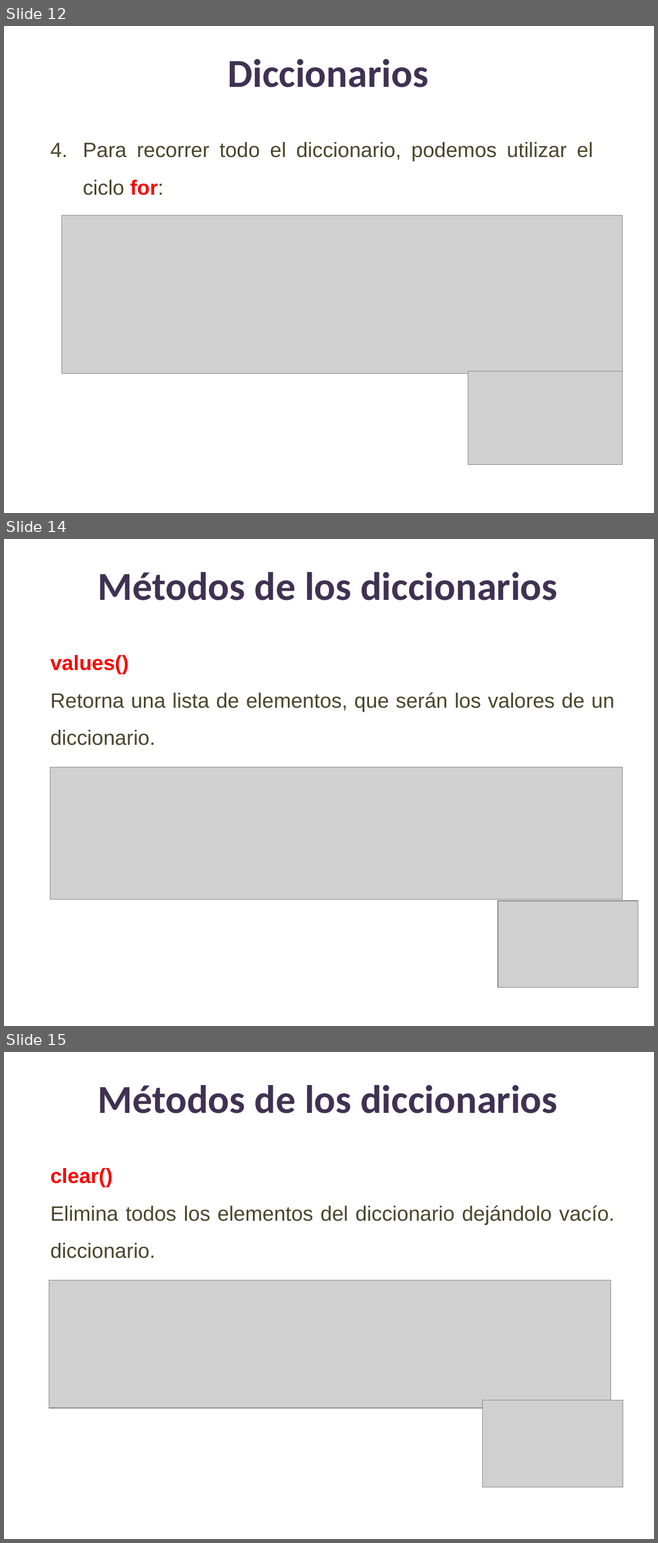
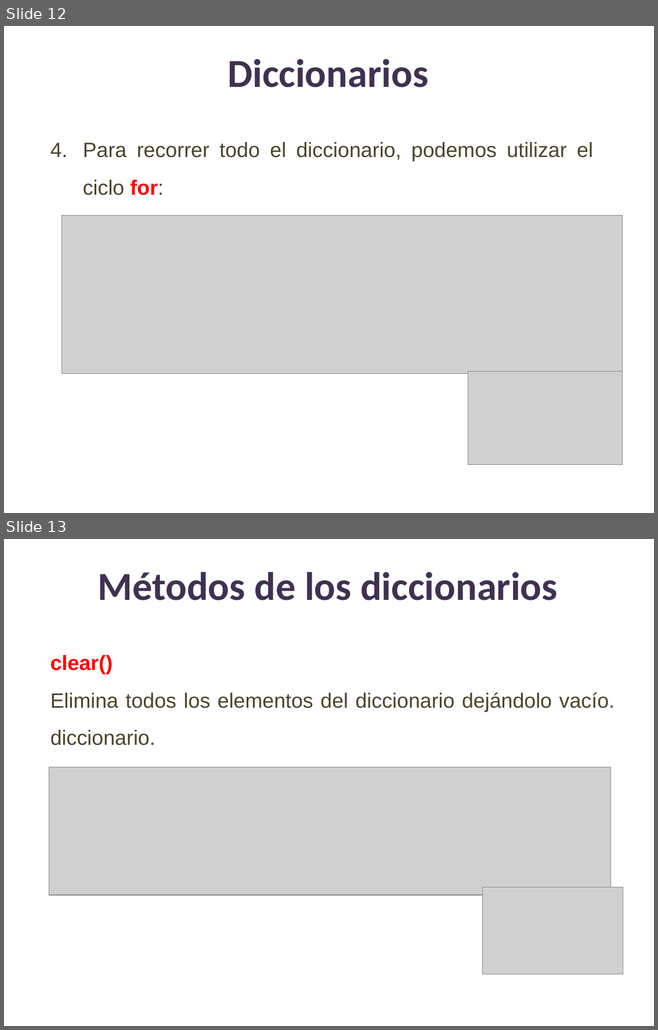
Before and after one commit to lizetheP/Analitica, a slide deck: Calendario2025/presentaciones/10_DiccionariosTuplas.pptx. Shown one above the other, each under a label of ours: slides 12, 14 and 15 before the commit, slides 12 and 13 after it; the slides between them are not shown. The pictures are 658x1543 and 658x1030 pixels, drawn with LibreOffice and Linux fonts; fonts in the diff are those of the drawing; grey boxes stand for pictures. Boxes give left, top, right and bottom in pixels: in the first picture for what was removed or moved away, otherwise in the second. Text is boxed around its words. In the diff, an @@ line names an element or a change of style, - is before the commit and + after.

```diff
--- a/Calendario2025/presentaciones/10_DiccionariosTuplas.pptx
+++ b/Calendario2025/presentaciones/10_DiccionariosTuplas.pptx
@@ slide 14 removed at (4,539,654,1026), background #FFFFFF @@
@@ text removed at (98,572,557,600) @@
-Métodos de los diccionarios
@@ text removed at (50,655,614,745) @@
-values()
-Retorna una lista de elementos, que serán los valores de un diccionario.
@@ picture removed at (50,767,622,899) @@
@@ picture removed at (498,901,638,988) @@
@@ what was slide 15 is now slide 13 @@
```
Also in this commit, not shown: 1 other slide removed, 4 other files.
